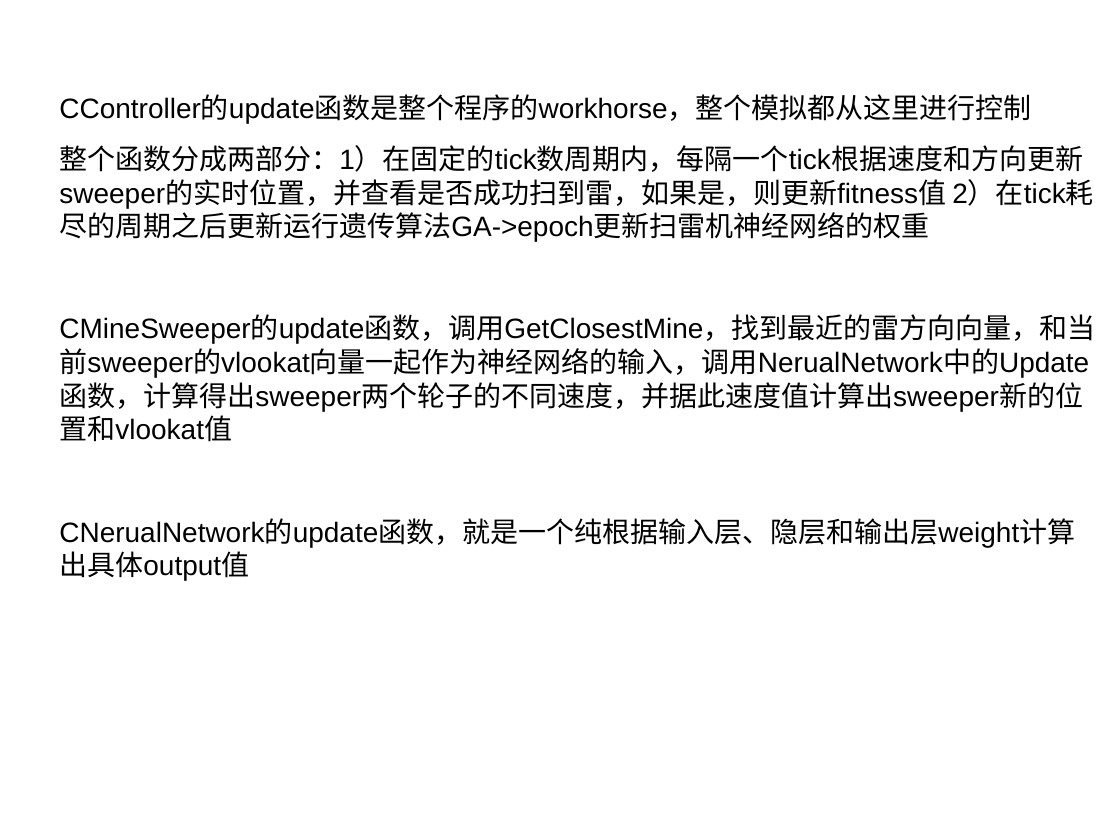
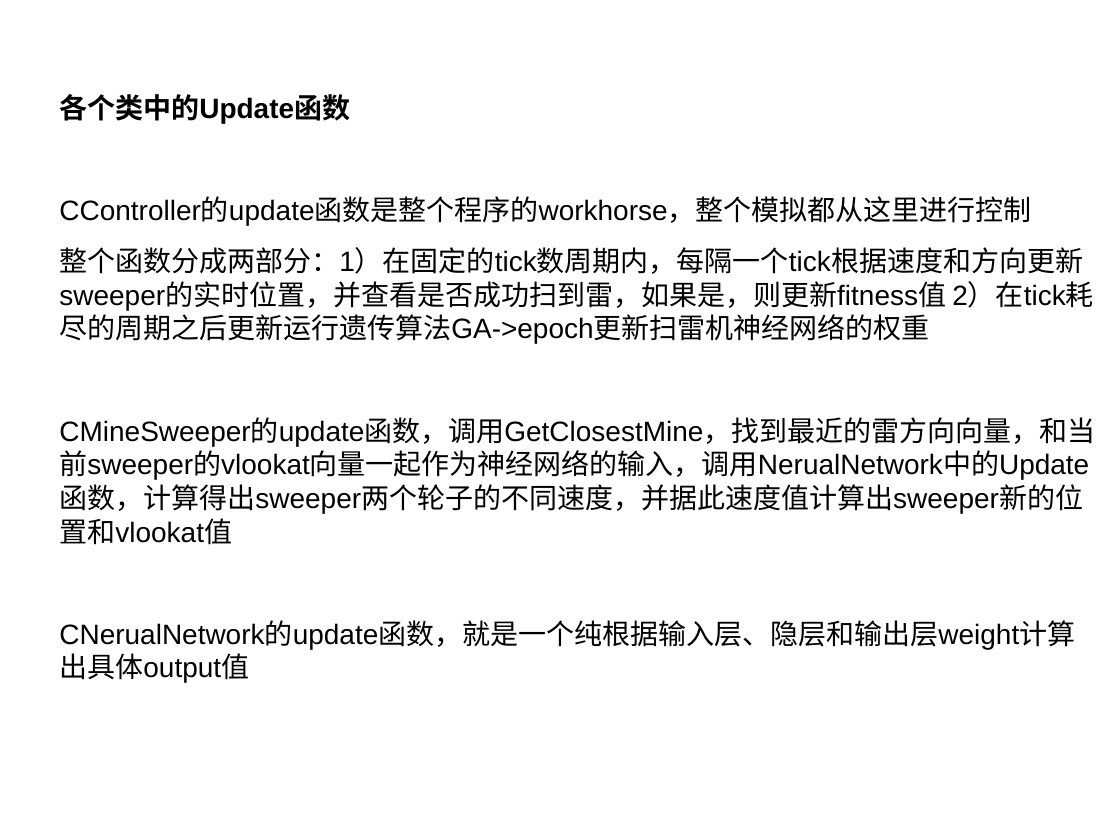
Before and after one commit to msjobzhou/AINotes, a slide deck: slide 2 of AISweeperStructureDiagram.ppt. Drawn at 1120x840 pixels with LibreOffice and Linux fonts; fonts in the diff are those of the drawing. Boxes give left, top, right and bottom in pixels: in the first picture for what was removed or moved away, otherwise in the second. Text is boxed around its words. In the diff, an @@ line names an element or a change of style, - is before the commit and + after.

```diff
--- a/AISweeperStructureDiagram.ppt
+++ b/AISweeperStructureDiagram.ppt
@@ text at bbox=[59, 94, 350, 124]: paragraph added @@
+各个类中的Update函数
```
Also in this commit, not shown: 1 other slide changed, 1 slide added.
